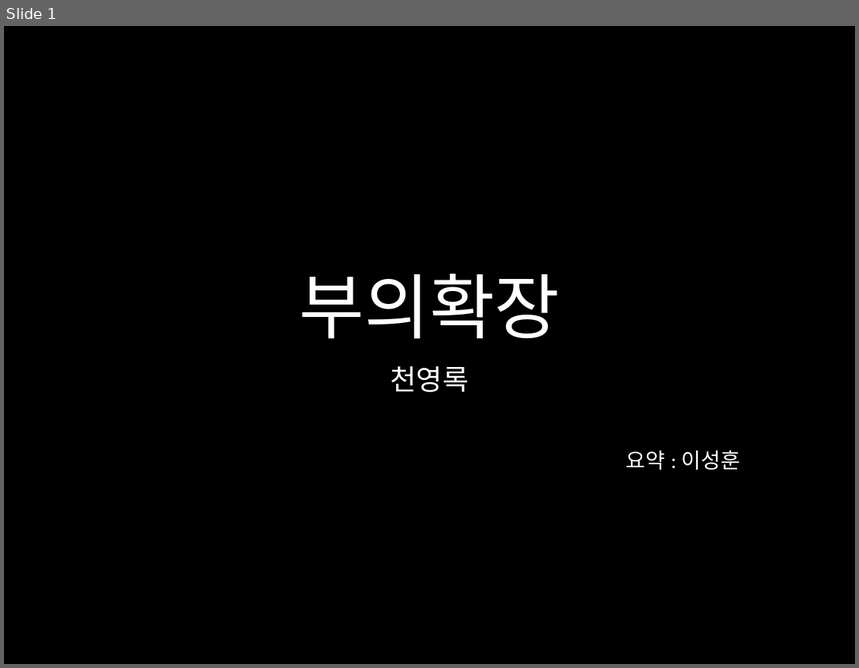
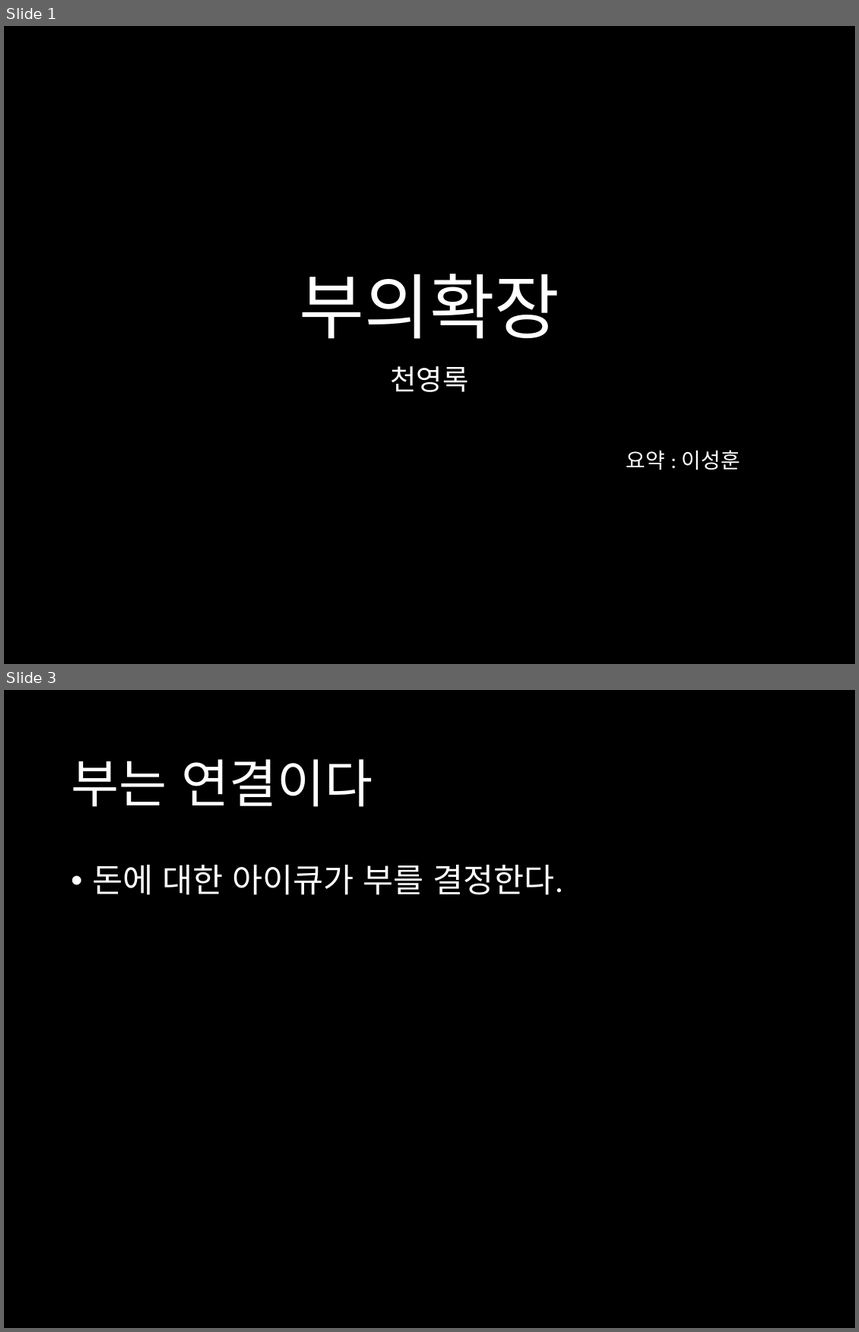
Before and after one commit to harrisleesh/Review, a slide deck: 부의확장.pptx. Shown one above the other, each under a label of ours: slide 1 before the commit, slides 1 and 3 after it; the slides between them are not shown. The pictures are 859x668 and 859x1332 pixels, drawn with LibreOffice and Linux fonts; fonts in the diff are those of the drawing. Boxes give left, top, right and bottom in pixels: in the first picture for what was removed or moved away, otherwise in the second. Text is boxed around its words. In the diff, an @@ line names an element or a change of style, - is before the commit and + after.

```diff
--- a/부의확장.pptx
+++ b/부의확장.pptx
@@ slide 3 added at (4,690,855,1328), background #000000 @@
@@ title added at (71,759,373,807), 44 pt, text #FFFFFF @@
+부는 연결이다
@@ text added at (92,865,563,895), 28 pt, text #FFFFFF @@
+• 돈에 대한 아이큐가 부를 결정한다.
```
Also in this commit, not shown: 5 other slides added.
